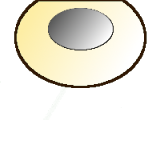
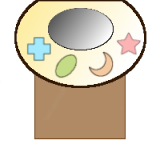
Comparing the layer stacks of the two 160px x 160px images. Changes:
added layer "cream_oven_buttons" above "green_oven_buttons" over [left=26, top=31, right=142, bottom=79]
hid "oven copy" over [left=0, top=1, right=144, bottom=120]
hid "oven" over [left=14, top=0, right=147, bottom=88]
showed "cake_holder" over [left=34, top=69, right=126, bottom=140]
